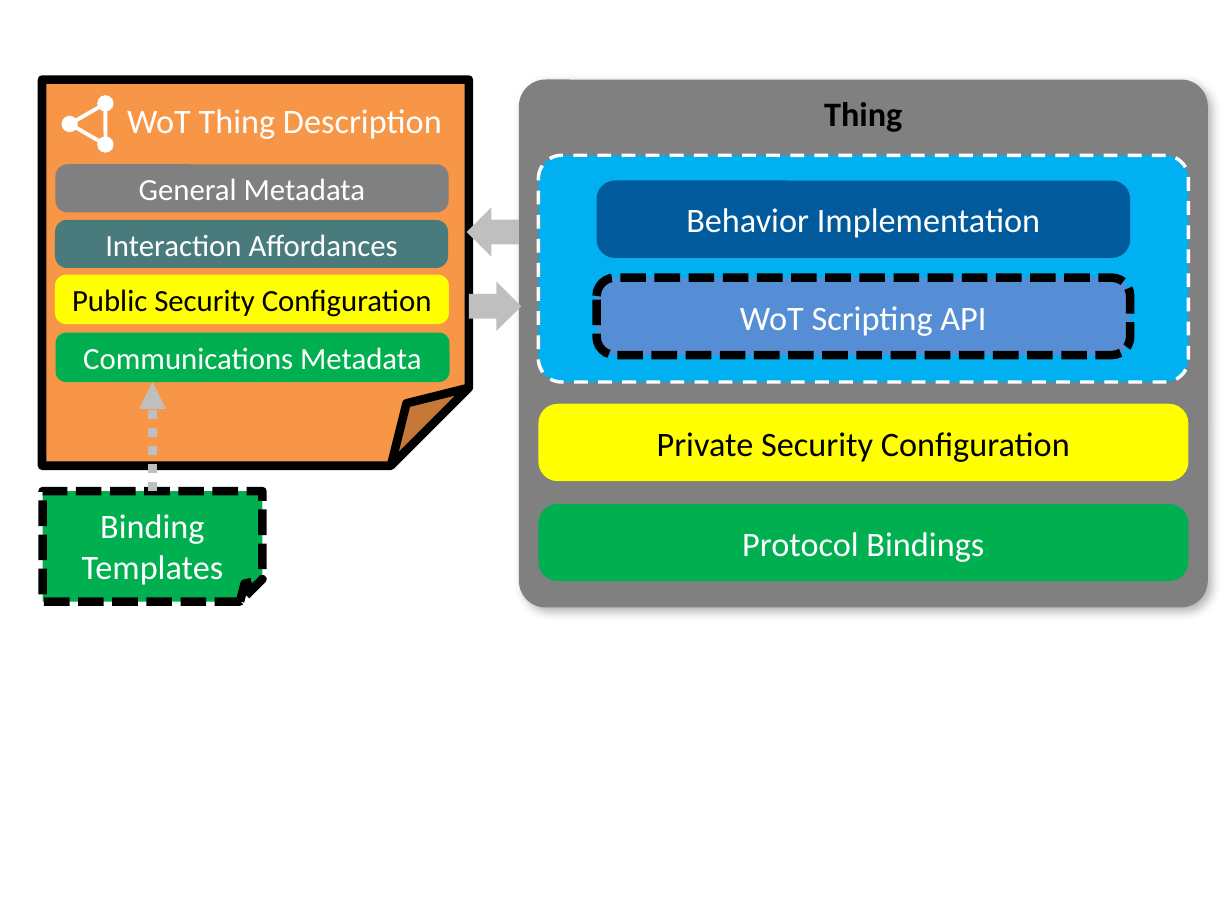
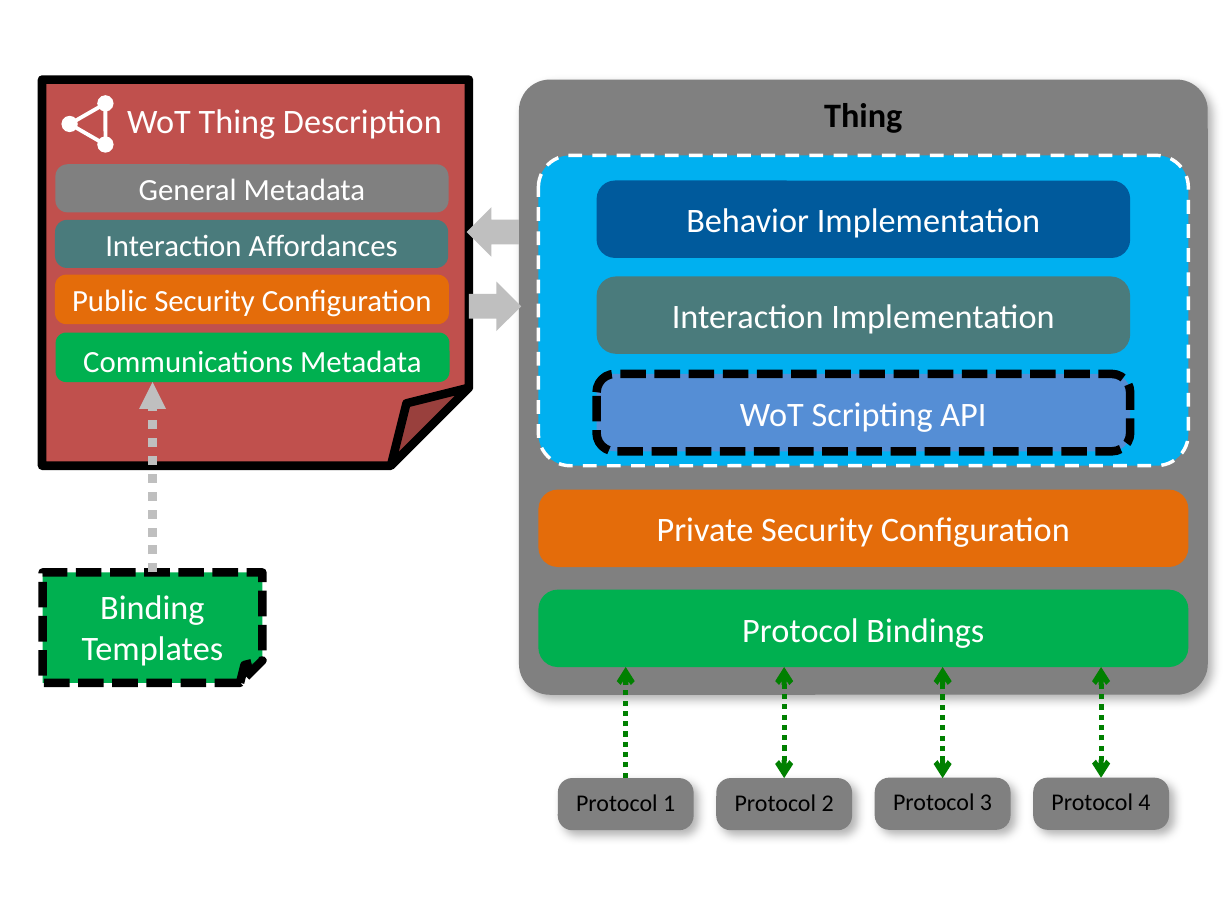
Before and after one commit to w3c/wot-architecture, a slide deck: slide 7 of images/wot-architecture-figures-new2.pptx (slide 6 before the commit). Drawn at 1232x924 pixels with LibreOffice and Linux fonts; fonts in the diff are those of the drawing. Boxes give left, top, right and bottom in pixels: in the first picture for what was removed or moved away, otherwise in the second. Text is boxed around its words. In the diff, an @@ line names an element or a change of style, - is before the commit and + after.

```diff
--- a/images/wot-architecture-figures-new2.pptx
+++ b/images/wot-architecture-figures-new2.pptx
@@ folded corner "WoT Thing Description" at (x1=42, y1=80, x2=468, y2=466): fill #F79646 to #C0504D @@
@@ rounded rectangle "Thing" resized from (x1=519, y1=80, x2=1207, y2=609) to (x1=519, y1=80, x2=1207, y2=695) @@
@@ rounded rectangle resized from (x1=538, y1=155, x2=1189, y2=382) to (x1=538, y1=155, x2=1189, y2=466) @@
@@ rounded rectangle "Public Security Configuration" at (x1=55, y1=275, x2=450, y2=324): text colour #000000 to #FFFFFF; fill #FFFF00 to #E46C0A @@
@@ rounded rectangle added at (x1=596, y1=276, x2=1130, y2=354), fill #4A7B7C, 20 pt, text #FFFFFF @@
+Interaction Implementation
@@ rounded rectangle "Communications Metadata" at (x1=55, y1=333, x2=450, y2=382): vertical alignment middle to top @@
@@ arrow moved from (153, 492) - (153, 382) to (153, 573) - (153, 382) @@
@@ rounded rectangle "WoT Scripting API" moved from (x1=596, y1=277, x2=1130, y2=355) to (x1=596, y1=375, x2=1130, y2=452) @@
@@ rounded rectangle "Private Security Configuration" at (x1=538, y1=489, x2=1189, y2=567): text colour #000000 to #FFFFFF; fill #FFFF00 to #E46C0A @@
@@ rounded rectangle "Private Security Configuration" moved from (x1=538, y1=404, x2=1189, y2=482) to (x1=538, y1=489, x2=1189, y2=567) @@
@@ folded corner "Binding Templates" moved from (x1=43, y1=492, x2=262, y2=602) to (x1=43, y1=573, x2=262, y2=684) @@
@@ rounded rectangle "Protocol Bindings" moved from (x1=538, y1=504, x2=1189, y2=582) to (x1=538, y1=590, x2=1189, y2=668) @@
@@ group added at (x1=558, y1=667, x2=1169, y2=830): 4 rounded rectangles, 3 double arrows, 1 arrow @@
+Protocol 2
+Protocol 4
+Protocol 1
+Protocol 3
```
Also in this commit, not shown: 6 other slides changed, 4 slides added, 1 slide removed.
